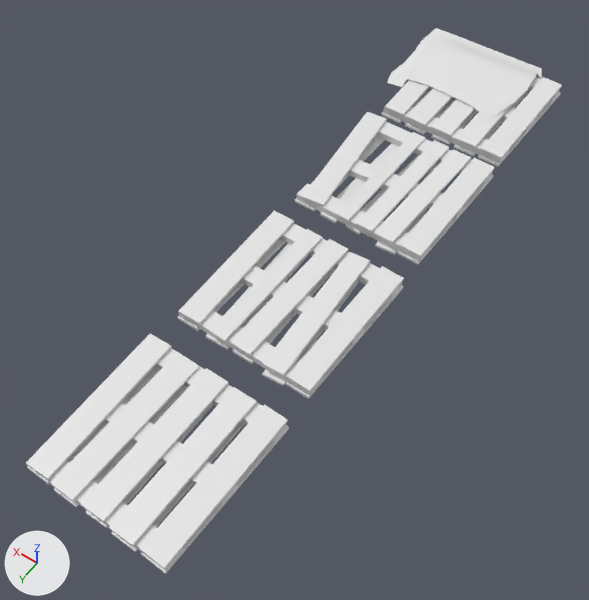
A saved change to the FBX model Assets/ART/Mesh/Environment/Imports/Paletten.fbx.
The view is the same before and after, from a 50 mm lens placed at (-3.56, 0.32, 7.83), pointed at (0.21, -4.95, -0.45). The axes (+X, +Y, +Z) are drawn at lower left. The lights are the same throughout. Where no turn or scale is listed for an object, it has been applied to the vertices.

Before the edit, the objects in view are built like this:
```python
me_palette01 = bpy.data.meshes.new('Palette01')
me_palette01.from_pydata(...)  # 104 vertices, 78 faces; spans x -0.98..0.98, y -1.0..1.0, z 0.0..0.19
me_palette02 = bpy.data.meshes.new('Palette02')
me_palette02.from_pydata(...)  # 104 vertices, 78 faces; spans x -0.98..0.98, y -1.02..1.04, z 0.0..0.19
me_palette03 = bpy.data.meshes.new('Palette03')
me_palette03.from_pydata(...)  # 104 vertices, 78 faces; spans x -0.98..1.07, y -1.02..1.04, z -0.01..0.19
me_palette04 = bpy.data.meshes.new('Palette04')
me_palette04.from_pydata(...)  # 153 vertices, 114 faces; spans x -0.98..1.4, y -1.41..1.0, z 0.0..0.29
ob_palette01 = bpy.data.objects.new('Palette01', me_palette01)
ob_palette01.location = (0.0, -2.19, 0.01)
ob_palette02 = bpy.data.objects.new('Palette02', me_palette02)
ob_palette02.location = (0.0, -4.59, 0.01)
ob_palette03 = bpy.data.objects.new('Palette03', me_palette03)
ob_palette03.location = (0.0, -6.99, 0.01)
ob_palette04 = bpy.data.objects.new('Palette04', me_palette04)
ob_palette04.location = (0.0, -9.19, 0.01)
```
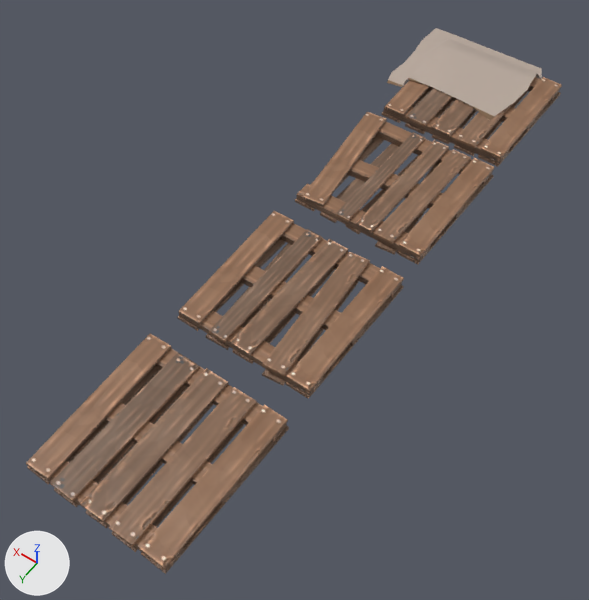
Boxes [x1, y1, x2, y2] around the edits, measured in the pictures (589 x 600 px):
'Palette01', recoloured, surface changed (white to brown): [26, 333, 289, 574] in both
'Palette02', recoloured, surface changed (white to brown): [177, 211, 404, 399] in both
'Palette03', recoloured, surface changed (white to brown): [295, 112, 495, 265] in both
'Palette04', recoloured: [381, 28, 562, 167] in both

What the commit changed:
Picture 'Tex_WoodAtlas_Normal.png' (img_tex_woodatlas_normal_png) is new.
Picture 'Tex_WoodAtlas_Base_Color.png' (img_tex_woodatlas_base_color_png) is new.
Material 'Material' (mat_material) is new.
Uses the picture img_tex_woodatlas_base_color_png.
Uses the picture img_tex_woodatlas_normal_png.
me_palette04 has 153 vertices, 114 faces and spans x -0.98..1.4, y -1.41..1.0, z 0.0..0.29.
me_palette04 now uses material mat_material.
me_palette01 has 104 vertices, 78 faces and spans x -0.98..0.98, y -1.0..1.0, z 0.0..0.19.
me_palette01 is used by ob_palette01; location (0.0, -2.19, 0.01).
me_palette01 part 1: texture (UV) coordinates of 78 of 78 faces, centred in x -0.96..0.96, y -0.99..1.0, z 0.0..0.18, changed; they spanned u 0.0..0.5, v 0.5..0.99 and now span u -0.29..1.34, v 0.03..0.23.
me_palette01 now uses material mat_material.
me_palette03 has 104 vertices, 78 faces and spans x -0.98..1.07, y -1.02..1.04, z -0.01..0.19.
me_palette03 is used by ob_palette03; location (0.0, -6.99, 0.01).
me_palette03 part 2: texture (UV) coordinates of 78 of 78 faces, centred in x -0.96..0.96, y -1.01..1.02, z 0.0..0.18, changed; they spanned u 0.0..0.5, v 0.5..0.99 and now span u -0.29..1.34, v 0.03..0.23.
me_palette03 now uses material mat_material.
me_palette02 has 104 vertices, 78 faces and spans x -0.98..0.98, y -1.02..1.04, z 0.0..0.19.
me_palette02 is used by ob_palette02; location (0.0, -4.59, 0.01).
me_palette02 part 3: texture (UV) coordinates of 78 of 78 faces, centred in x -0.96..0.96, y -1.01..1.02, z 0.0..0.18, changed; they spanned u 0.0..0.5, v 0.5..0.99 and now span u -0.29..1.34, v 0.03..0.23.
me_palette02 now uses material mat_material.
